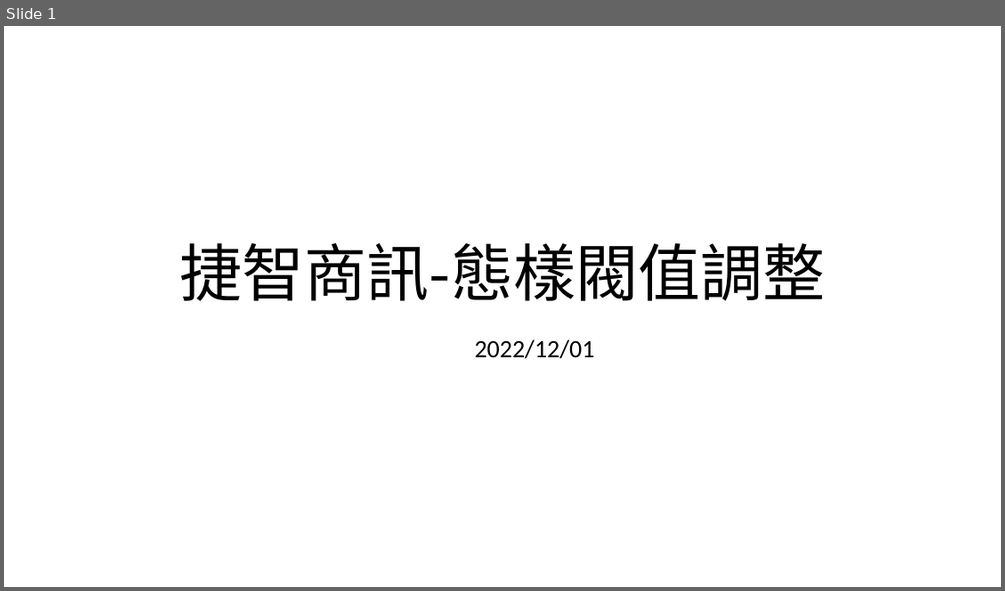
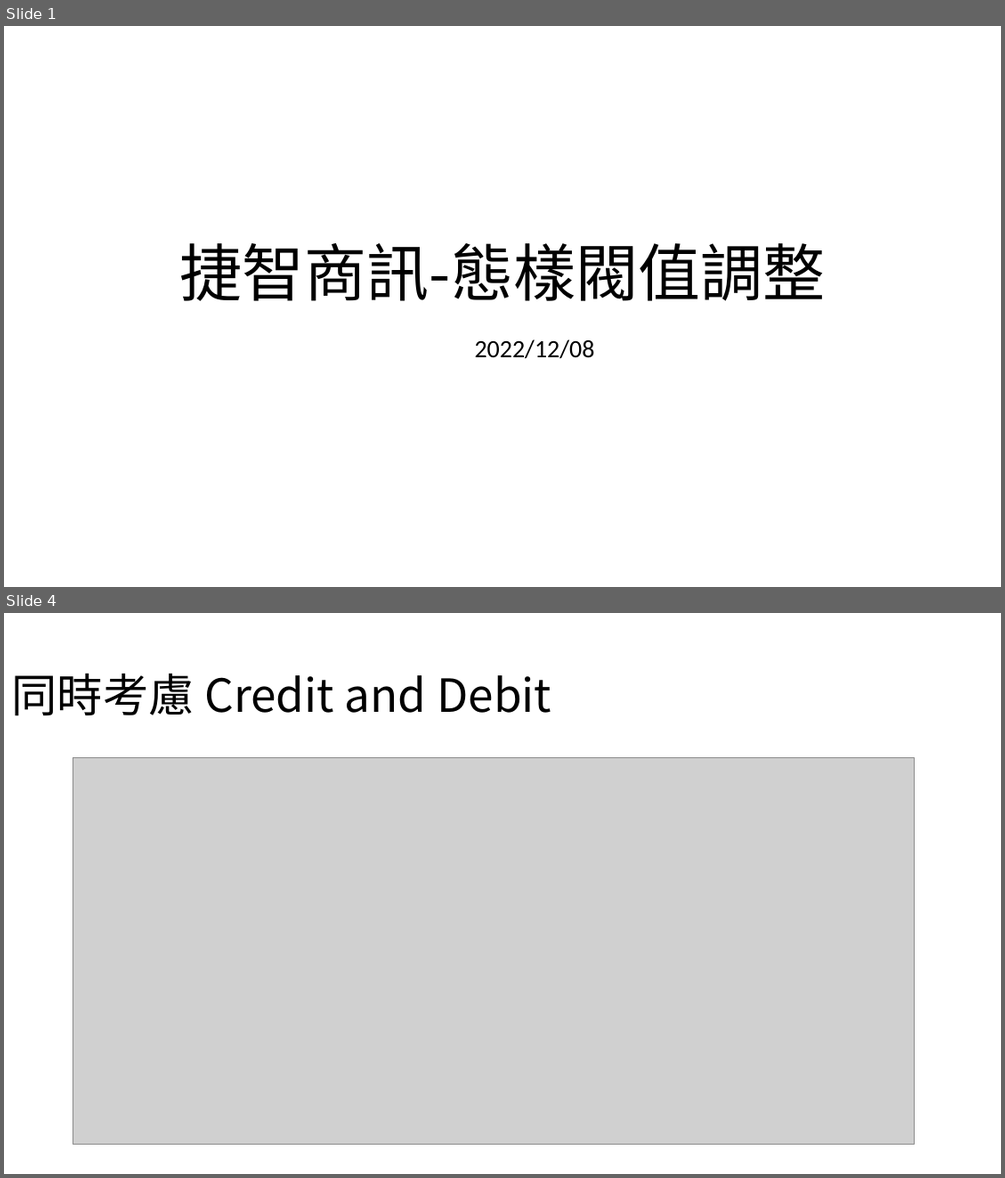
Before and after one commit to eason758/MetaEdge, a slide deck: ppt/20221208.pptx. Shown one above the other, each under a label of ours: slide 1 before the commit, slides 1 and 4 after it; the slides between them are not shown. The pictures are 1005x591 and 1005x1178 pixels, drawn with LibreOffice and Linux fonts; fonts in the diff are those of the drawing; grey boxes stand for pictures. Boxes give left, top, right and bottom in pixels: in the first picture for what was removed or moved away, otherwise in the second. Text is boxed around its words. In the diff, an @@ line names an element or a change of style, - is before the commit and + after.

```diff
--- a/ppt/20221208.pptx
+++ b/ppt/20221208.pptx
@@ slide 4 added at [4, 613, 1001, 1174], background #FFFFFF @@
@@ title added at [11, 673, 551, 716], 44 pt, text #000000 @@
+同時考慮 Credit and Debit
@@ picture added at [73, 758, 914, 1144] @@
@@ slide 1 changed as well @@
@@ subtitle at [475, 339, 595, 359]: text changed @@
-2022/12/01
+2022/12/08
```
Also in this commit, not shown: 6 other slides added, 8 slides removed, 3 other files.
